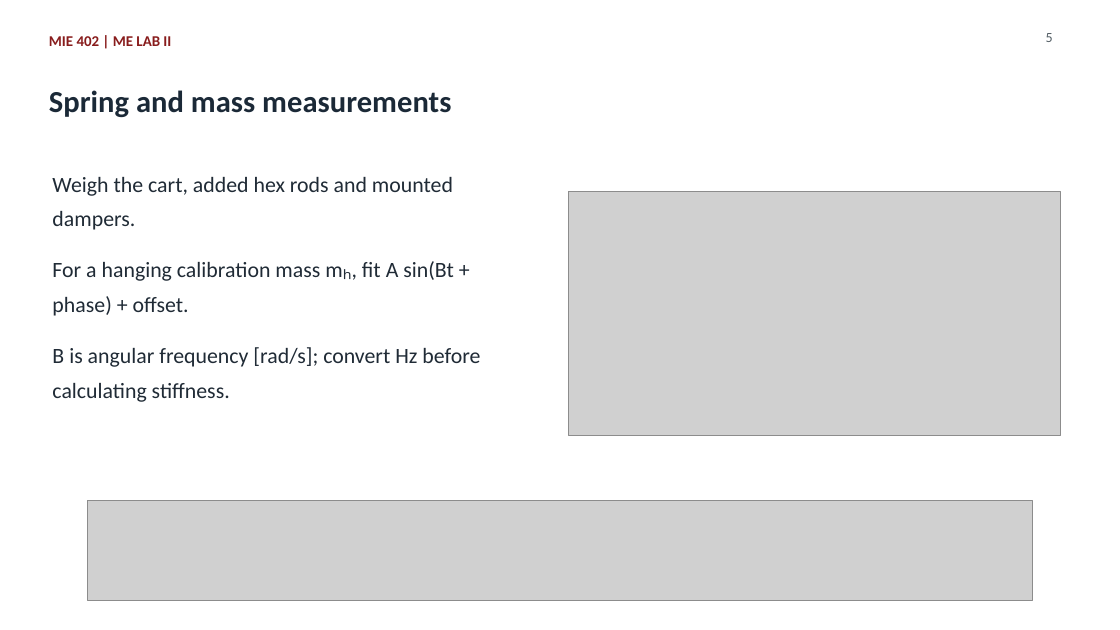
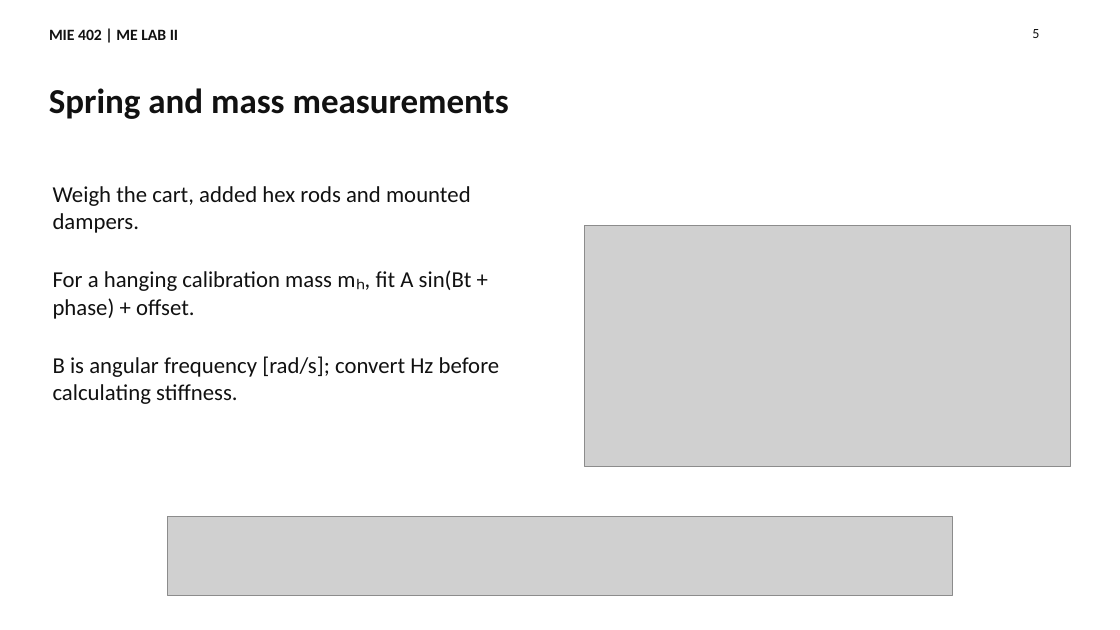
Before and after one commit to Ehsan-Roohi/MIE402-Lab, a slide deck: slide 5 of site/docs/MIE402_Lecture06_Forced_Response_Fall2026.pptx. Drawn at 1120x630 pixels with LibreOffice and Linux fonts; fonts in the diff are those of the drawing; grey boxes stand for pictures. Boxes give left, top, right and bottom in pixels: in the first picture for what was removed or moved away, otherwise in the second. Text is boxed around its words. In the diff, an @@ line names an element or a change of style, - is before the commit and + after.

```diff
--- a/site/docs/MIE402_Lecture06_Forced_Response_Fall2026.pptx
+++ b/site/docs/MIE402_Lecture06_Forced_Response_Fall2026.pptx
@@ text "MIE 402 | ME LAB ..." at [49,29,178,40]: size 12.8 to 13.5 pt, text colour #881C1C to #111111; line spacing 1.32 to 1 @@
@@ text "5": place and size @@
-text "5" at [1046,33,1053,42]
+text "5" at [1032,29,1039,38]
@@ text "5" at [1032,29,1039,38]: text colour #525D64 to #111111; line spacing 1.32 to 1 @@
@@ text "Spring and mass measurements" at [49,88,509,119]: size 26.2 to 30 pt, text colour #1B2937 to #111111; line spacing 1.32 to 1 @@
@@ text at [53,186,471,233]: text changed; size 18.8 to 19.5 pt; text colour #202B36 to #111111 @@
-Weigh the cart, added hex rods and mounted
-dampers.
+Weigh the cart, added hex rods and mounted dampers.
@@ picture: place and size @@
-picture at [569,192,1060,436]
+picture at [585,225,1070,466]
@@ text at [53,270,472,319]: text changed; size 18.8 to 19.5 pt; text colour #202B36 to #111111 @@
-For a hanging calibration mass mₕ, fit A sin(Bt +
-phase) + offset.
+For a hanging calibration mass mₕ, fit A sin(Bt + phase) + offset.
@@ text at [53,356,500,404]: text changed; size 18.8 to 19.5 pt; text colour #202B36 to #111111 @@
-B is angular frequency [rad/s]; convert Hz before
-calculating stiffness.
+B is angular frequency [rad/s]; convert Hz before calculating stiffness.
@@ picture: place and size @@
-picture at [87,501,1033,601]
+picture at [168,517,953,596]
```
Also in this commit, not shown: 15 other slides changed, 14 slides added, 7 slides removed, 57 other files.
